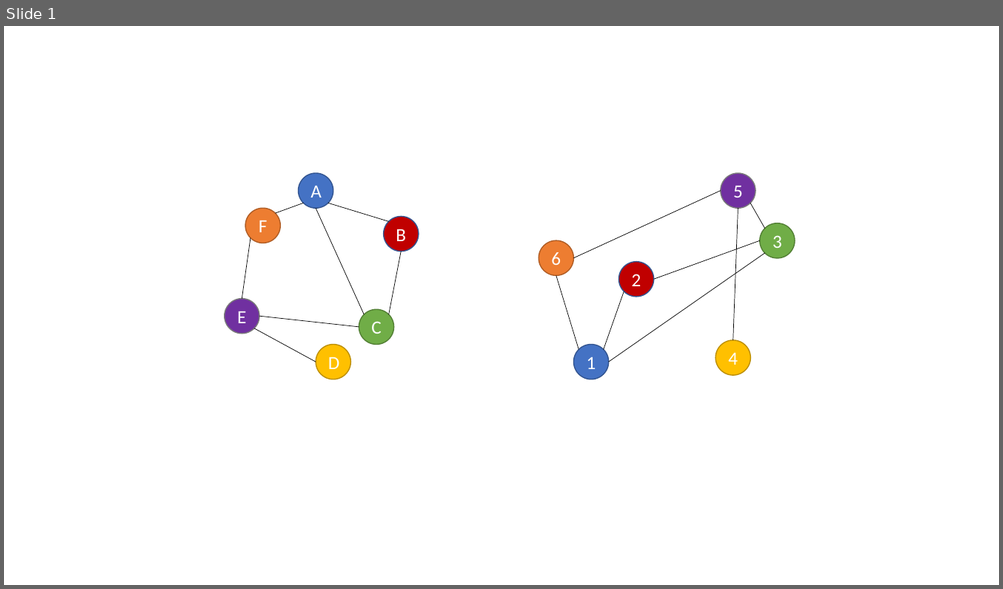
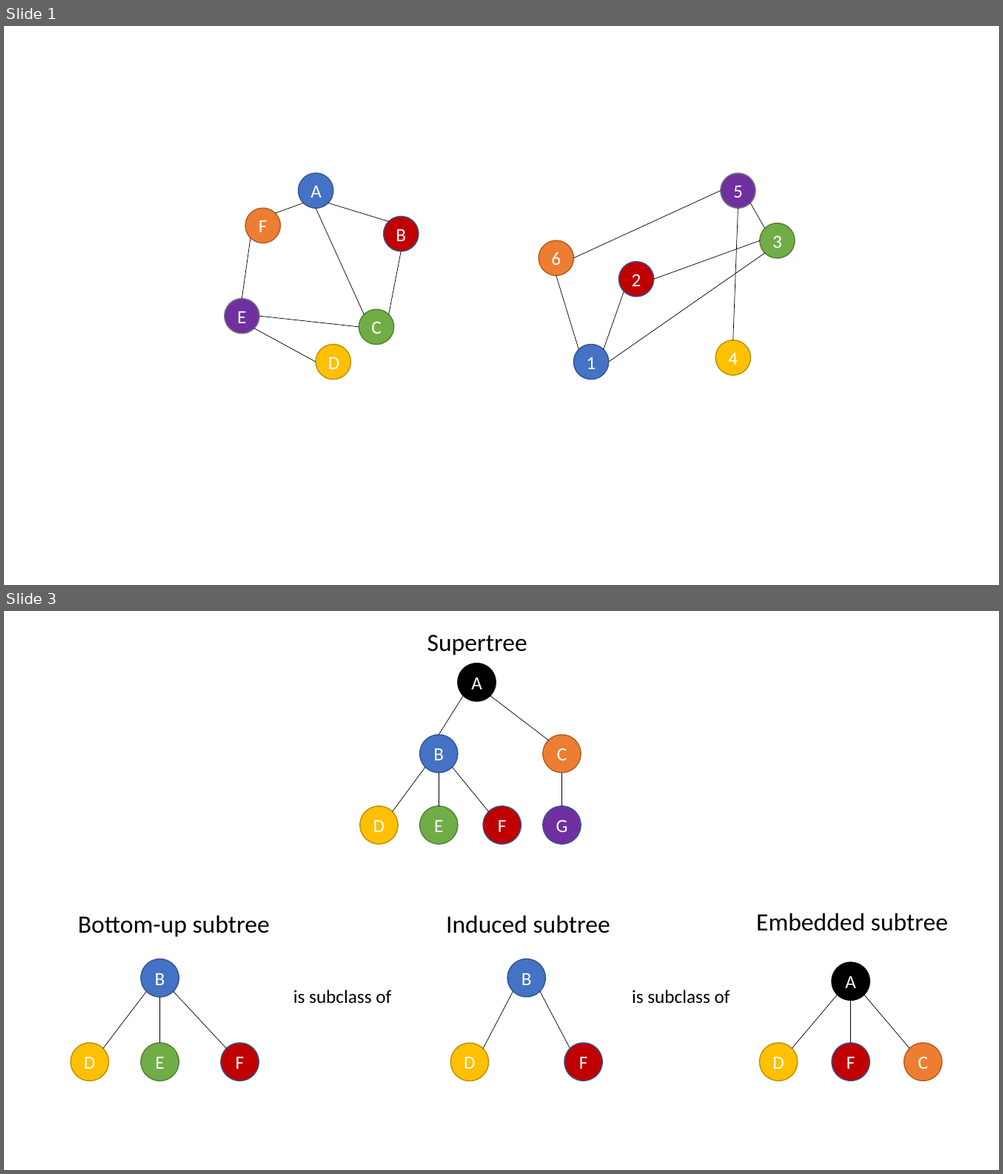
Before and after one commit to taylorSci/frequent-subtree-mining, a slide deck: mini-lecture figures.pptx. Shown one above the other, each under a label of ours: slide 1 before the commit, slides 1 and 3 after it; the slides between them are not shown. The pictures are 1003x589 and 1003x1174 pixels, drawn with LibreOffice and Linux fonts; fonts in the diff are those of the drawing. Boxes give left, top, right and bottom in pixels: in the first picture for what was removed or moved away, otherwise in the second. Text is boxed around its words. In the diff, an @@ line names an element or a change of style, - is before the commit and + after.

```diff
--- a/mini-lecture figures.pptx
+++ b/mini-lecture figures.pptx
@@ slide 3 added at (4, 611, 999, 1170), background #FFFFFF @@
@@ group added at (360, 635, 580, 845): 7 ellipses, 6 lines, 1 text @@
+A
+C
+B
+G
+F
+E
+D
+Supertree
@@ group added at (71, 915, 270, 1081): 4 ellipses, 3 lines, 1 text @@
+B
+F
+E
+D
+Bottom-up subtree
@@ text added at (293, 990, 391, 1004), 18 pt, text #000000 @@
+is subclass of
@@ group added at (446, 915, 610, 1082): 3 ellipses, 2 lines, 1 text @@
+Induced subtree
+B
+F
+D
@@ text added at (632, 990, 730, 1004), 18 pt, text #000000 @@
+is subclass of
@@ group added at (756, 913, 948, 1081): 4 ellipses, 3 lines, 1 text @@
+Embedded subtree
+A
+C
+F
+D
```
Also in this commit, not shown: 5 other slides added, 1 slide removed, 1 other file.
